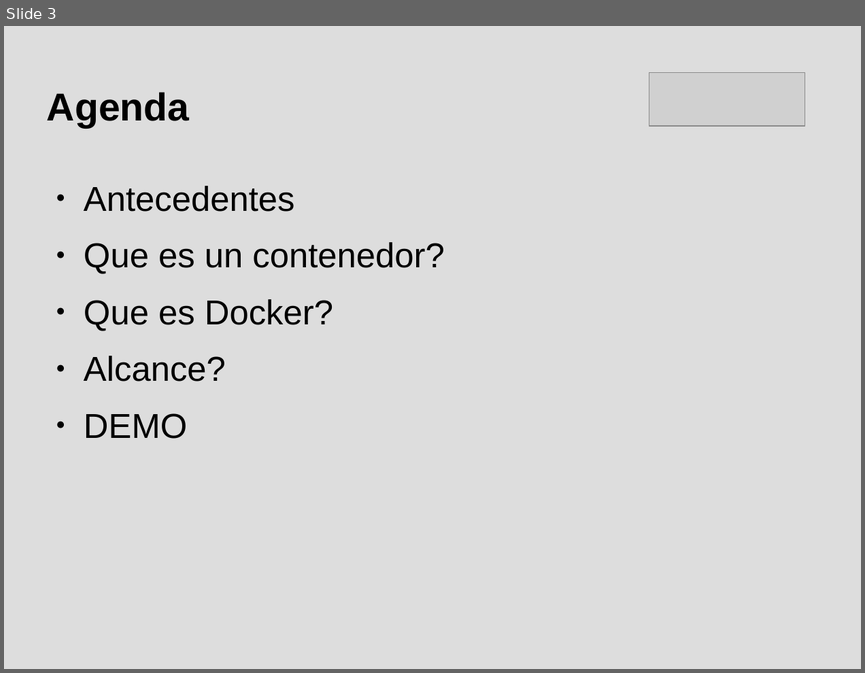
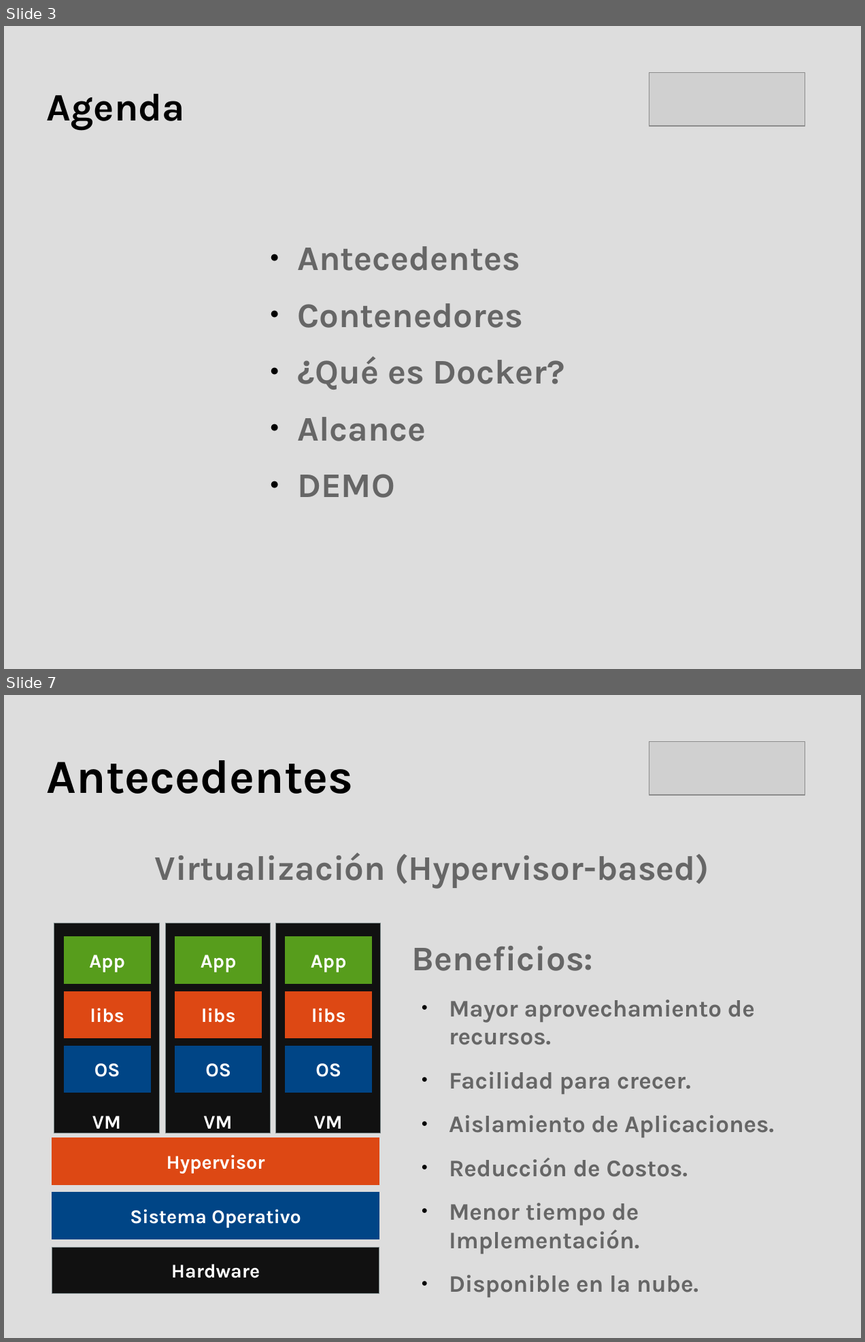
Before and after one commit to hdortiz/docker_rocc2015, a slide deck: presentacion.odp. Shown one above the other, each under a label of ours: slide 3 before the commit, slides 3 and 7 after it; the slides between them are not shown. The pictures are 865x673 and 865x1342 pixels, drawn with LibreOffice and Linux fonts; fonts in the diff are those of the drawing; grey boxes stand for pictures. Boxes give left, top, right and bottom in pixels: in the first picture for what was removed or moved away, otherwise in the second. Text is boxed around its words. In the diff, an @@ line names an element or a change of style, - is before the commit and + after.

Commit message:
Se elimno carpeta _MACOSX
Se actualizo presentacion:
	1 - Portada
	2 - Presentacion
	3 - Agenda
	4 - Antecedentes/Un servidor Fisico
	5 - Antecedentes/Problemas Un servidor fisico
	6 - Antecedentes/Virtualizacion
	7 - Antecedentes/Virtualizacion/Beneficios
	8 - Antecedentes/Virtualizacion/Limites
	9 - Contenedores
	10- Contenedores/Diagrama
	11- Contenedores/Beneficios

```diff
--- a/presentacion.odp
+++ b/presentacion.odp
@@ slide 7 added at (4,695,861,1338), background #DDDDDD @@
@@ picture added at (649,742,805,795) @@
@@ title added at (47,760,354,794), 44 pt, text #000000, bold @@
+Antecedentes
@@ text added at (154,853,709,888), 32 pt, text #666666, bold @@
+Virtualización (Hypervisor-based)
@@ rectangle added at (54,923,160,1134), fill #111111, outline #7F8C8D 0 pt, 18 pt, text #FFFFFF, bold @@
+VM
@@ rectangle added at (64,937,150,983), fill #579D1C, outline #579D1C 0 pt, 18 pt, text #FFFFFF, bold @@
+App
@@ rectangle added at (166,923,271,1134), fill #111111, outline #7F8C8D 0 pt, 18 pt, text #FFFFFF, bold @@
+VM
@@ rectangle added at (175,937,261,983), fill #579D1C, outline #579D1C 0 pt, 18 pt, text #FFFFFF, bold @@
+App
@@ rectangle added at (275,923,380,1134), fill #111111, outline #7F8C8D 0 pt, 18 pt, text #FFFFFF, bold @@
+VM
@@ rectangle added at (286,937,372,983), fill #579D1C, outline #579D1C 0 pt, 18 pt, text #FFFFFF, bold @@
+App
@@ text added at (412,946,774,1297), 22 pt, text #666666, bold @@
+Beneficios:
+● Mayor aprovechamiento de recursos.
+● Facilidad para crecer.
+● Aislamiento de Aplicaciones.
+● Reducción de Costos.
+● Menor tiempo de Implementación.
+● Disponible en la nube.
@@ rectangle added at (64,991,150,1038), fill #DD4814, outline #DD4814 0 pt, 18 pt, text #FFFFFF, bold @@
+libs
@@ rectangle added at (175,991,261,1038), fill #DD4814, outline #DD4814 0 pt, 18 pt, text #FFFFFF, bold @@
+libs
@@ rectangle added at (286,991,372,1038), fill #DD4814, outline #DD4814 0 pt, 18 pt, text #FFFFFF, bold @@
+libs
@@ rectangle added at (64,1046,150,1092), fill #004586, outline #004586 0 pt, 18 pt, text #FFFFFF, bold @@
+OS
@@ rectangle added at (175,1046,261,1092), fill #004586, outline #004586 0 pt, 18 pt, text #FFFFFF, bold @@
+OS
@@ rectangle added at (286,1046,372,1092), fill #004586, outline #004586 0 pt, 18 pt, text #FFFFFF, bold @@
+OS
@@ rectangle added at (52,1138,379,1185), fill #DD4814, outline #DD4814 0 pt, 18 pt, text #FFFFFF, bold @@
+Hypervisor
@@ rectangle added at (52,1193,379,1239), fill #004586, outline #004586 0 pt, 18 pt, text #FFFFFF, bold @@
+Sistema Operativo
@@ rectangle added at (52,1247,379,1293), fill #111111, outline #7F8C8D 0 pt, 18 pt, text #FFFFFF, bold @@
+Hardware
@@ slide 3 changed as well @@
@@ title "Agenda" at (47,93,185,131): font Arial to Karla @@
@@ text "Antecedentes": place and size @@
-text "Antecedentes" at (84,186,444,439)
+text "Antecedentes" at (297,246,565,498)
@@ text at (297,246,520,498): font Arial to Karla, text colour #000000 to #666666, bold on in "Antecedentes", "DEMO" @@
@@ text at (297,303,565,441): text changed; font Arial to Karla; text colour #000000 to #666666; bold on @@
-● Que es un contenedor?
-● Que es Docker?
-● Alcance?
+● Contenedores
+● ¿Qué es Docker?
+● Alcance
```
Also in this commit, not shown: 1 other slide changed, 13 other slides added.
